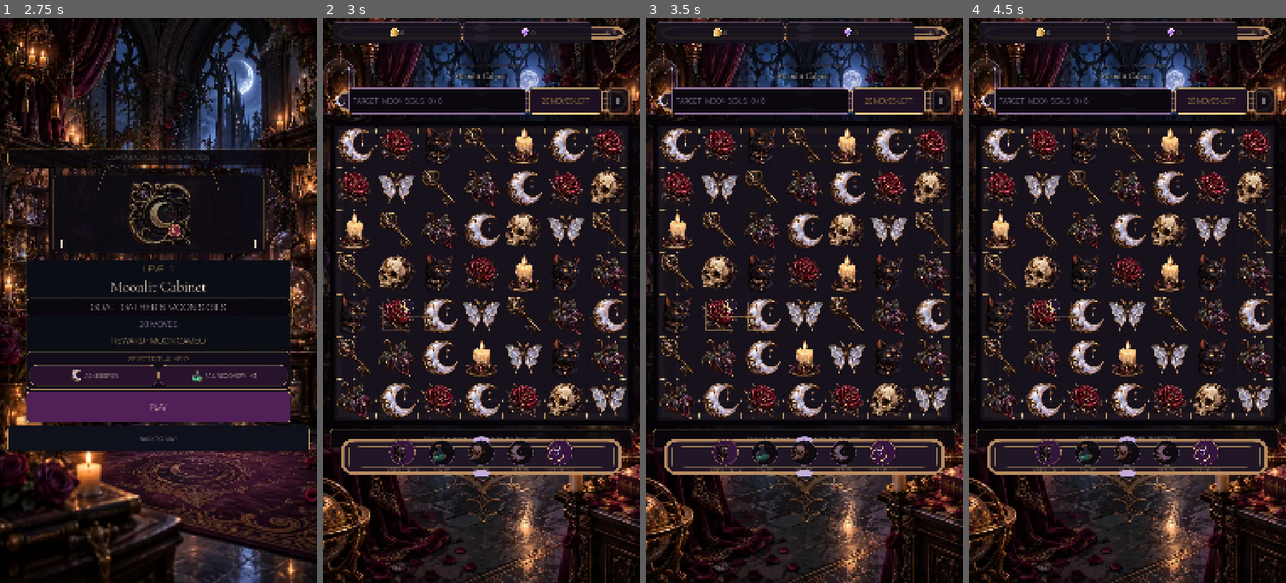
Above: before the commit, frames 1-4 (left to right).
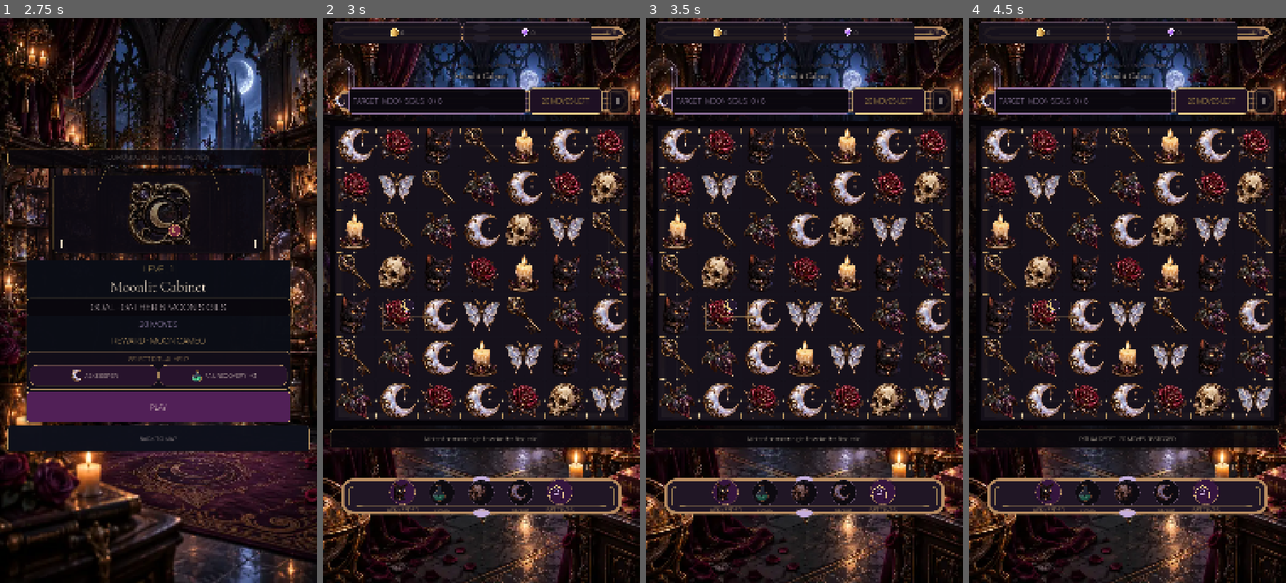
Above: after the commit, the same moments.

Repository: Jay-prodesign/akilta-match3
Game: Godot game, scene res://src/app/app_bootstrap.tscn
Two runs of this game, one before a commit and one after it. Both use one fixed random seed, a clock stepped at 60 frames per second and the inputs below.
Inputs:
- Up to frame 1 (2.75 s): click "ENTER THE HOUSE" at 0.5 s; click "PLAY LEVEL 1" at 1.25 s; click "1" at 2 s
- Up to frame 2 (3 s): click "PLAY" at 2.75 s
- Up to frame 3 (3.5 s): no input
- Up to frame 4 (4.5 s): click "Ⅱ" at 3.5 s; click "RESTART LEVEL" at 4.25 s

Frame 1 is identical in both runs. In frame 2, 8.3% of the frame differs, in the area x 5-95%, y 74-89%; in frame 3, 8.3%; in frame 4, 8.3%.

Commit message:
Separate gameplay hint and booster tray

Diff:
--- a/src/ui/gameplay/gameplay_screen.gd
+++ b/src/ui/gameplay/gameplay_screen.gd
@@ -1029,7 +1029,7 @@
 		"authored_booster_menu": _booster_tray != null and _booster_tray.get_node_or_null("BoosterActions") != null and (_booster_tray.get_node("BoosterActions") as HBoxContainer).get_child_count() == 5,
 		"north_star_resource_strip": ($ResourceBar as PanelContainer).offset_bottom - ($ResourceBar as PanelContainer).offset_top == 80.0 and ($ResourceBar/Resources/CoinChip/Content/Icon as TextureRect).custom_minimum_size.x >= 40.0,
 		"north_star_objective_strip": ($Layout/HUDPlate as PanelContainer).custom_minimum_size.y >= 112.0 and moves_label.custom_minimum_size.y >= 88.0 and pause_button.custom_minimum_size.x >= 88.0,
-		"north_star_booster_tray": _booster_tray != null and is_equal_approx(_booster_tray.anchor_top, 0.735) and (_booster_tray.offset_bottom - _b …(192 unchanged characters)…
+		"north_star_booster_tray": _booster_tray != null and is_equal_approx(_booster_tray.anchor_top, 0.805) and (_booster_tray.offset_bottom - _b …(192 unchanged characters)…
 		"deterministic_gameplay_geometry": true,
 		"truthful_sealed_slots": _sealed_boost_a != null and _sealed_boost_a.disabled and _sealed_boost_b != null and _sealed_boost_b.disabled and _sealed_boost_c != null and _sealed_boost_c.disabled,
 		"authored_target_moves_hierarchy": objective_icon != null and objective_icon.texture != null and objective_label != null and objective_label.get_theme_stylebox("normal") != null and moves_label != null and moves_label.get_theme_stylebox("normal") != null,
@@ -1038,6 +1038,7 @@
 		"board_frame_asset_owner": String(($Layout/BoardView/OrnateFrame as Panel).get_meta("production_board_frame_owner", "")) == "BoardView",
 		"north_star_gameplay_geometry": ($ResourceBar as PanelContainer).offset_bottom - ($ResourceBar as PanelContainer).off …(284 unchanged characters)…
 		"gameplay_header_clearance": ($Layout as VBoxContainer).offset_top - ($ResourceBar as PanelContainer).offset_bottom >= 56.0,
+		"hint_booster_clearance": _booster_tray != null and hint_label != null and _booster_tray.global_position.y >= hint_label.global_position.y + hint_label.size.y + 12.0,
 		"resource_bar_height": ($ResourceBar as PanelContainer).offset_bottom - ($ResourceBar as PanelContainer).offset_top,
 		"hud_plate_height": ($Layout/HUDPlate as PanelContainer).custom_minimum_size.y,
 		"booster_tray_height": (_booster_tray.offset_bottom - _booster_tray.offset_top) if _booster_tray != null else 0.0,
--- a/src/ui/gameplay/gameplay_screen.tscn
+++ b/src/ui/gameplay/gameplay_screen.tscn
@@ -511,9 +511,9 @@
 [node name="BoosterTray" type="PanelContainer" parent="."]
 layout_mode = 1
 anchor_left = 0.04
-anchor_top = 0.735
+anchor_top = 0.805
 anchor_right = 0.96
-anchor_bottom = 0.735
+anchor_bottom = 0.805
 offset_top = 0.0
 offset_bottom = 160.0
 grow_horizontal = 2
--- a/tests/unit/test_gameplay_authored_presentation_shell.gd
+++ b/tests/unit/test_gameplay_authored_presentation_shell.gd
@@ -22,6 +22,7 @@
 	_expect(bool(contract.get("north_star_resource_strip", false)), "Gameplay top resource strip must use the locked 80 logical px compact geometry")
 	_expect(bool(contract.get("north_star_objective_strip", false)), "Gameplay target/moves strip must retain the locked North Star hierarchy")
 	_expect(bool(contract.get("north_star_booster_tray", false)), "Gameplay lower booster tray must use the locked 160 logical px family with 88 px touch targets")
+	_expect(bool(contract.get("hint_booster_clearance", false)), "Gameplay hint band must remain fully visible above the booster tray")
 	_expect(bool(contract.get("deterministic_gameplay_geometry", false)), "Gameplay tray geometry must be authored rather than positioned by runtime magic")
 	_expect(bool(contract.get("truthful_sealed_slots", false)), "Unavailable boosters must remain visibly sealed rather than pretending to be usable")
 	_expect(bool(contract.get("authored_target_moves_hierarchy", false)), "Gameplay target and moves hierarchy must use authored production plates")
@@ -61,7 +62,9 @@
 	var gameplay_layout := screen.get_node_or_null("Layout") as VBoxContainer
 	_expect(gameplay_layout != null and gameplay_layout.offset_top - resource_bar.offset_bottom >= 56.0, "Gameplay title stack must preserve mobile header clearance")
 	_expect(hud_plate != null and hud_plate.custom_minimum_size.y == 112.0, "Gameplay objective strip height drifted")
-	_expect(booster_tray != null and booster_tray.offset_bottom - booster_tray.offset_top == 160.0 and is_equal_approx(booster_tray.anchor_top, 0.735), "Gameplay booster tray geometry drifted")
+	_expect(booster_tray != null and booster_tray.offset_bottom - booster_tray.offset_top == 160.0 and is_equal_approx(booster_tray.anchor_top, 0.805), "Gameplay booster tray geometry drifted")
+	var hint_band := screen.get_node_or_null("Layout/Hint") as Label
+	_expect(hint_band != null and booster_tray.global_position.y >= hint_band.global_position.y + hint_band.size.y + 12.0, "Gameplay booster tray must not cover the hint band")
 	_expect(resource_bar != null and resource_bar.get_theme_stylebox("panel") is StyleBoxTexture, "Gameplay resource strip must use production chrome")
 	_expect(hud_plate != null and hud_plate.get_theme_stylebox("panel") is StyleBoxTexture, "Gameplay objective/moves HUD must use production chrome")
 	_expect(booster_tray != null and booster_tray.get_theme_stylebox("panel") is StyleBoxTexture, "Gameplay booster tray must use production chrome")
